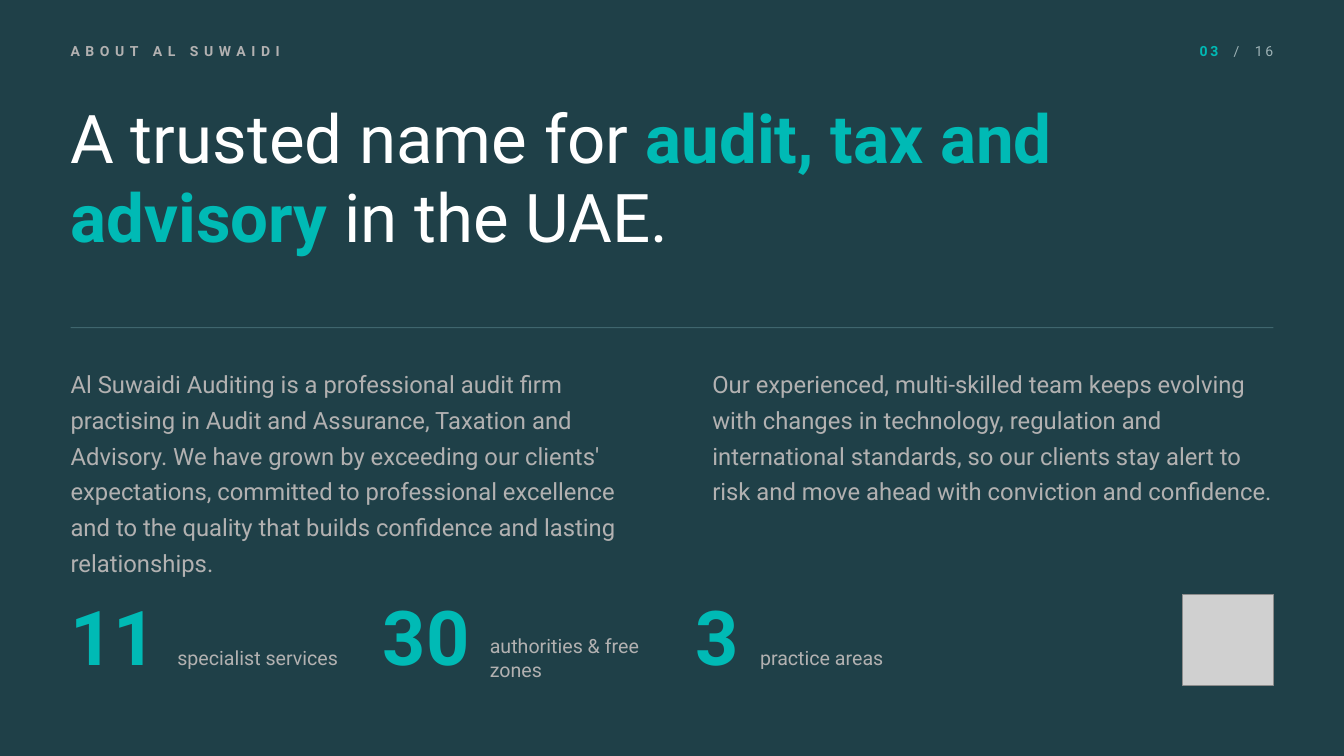
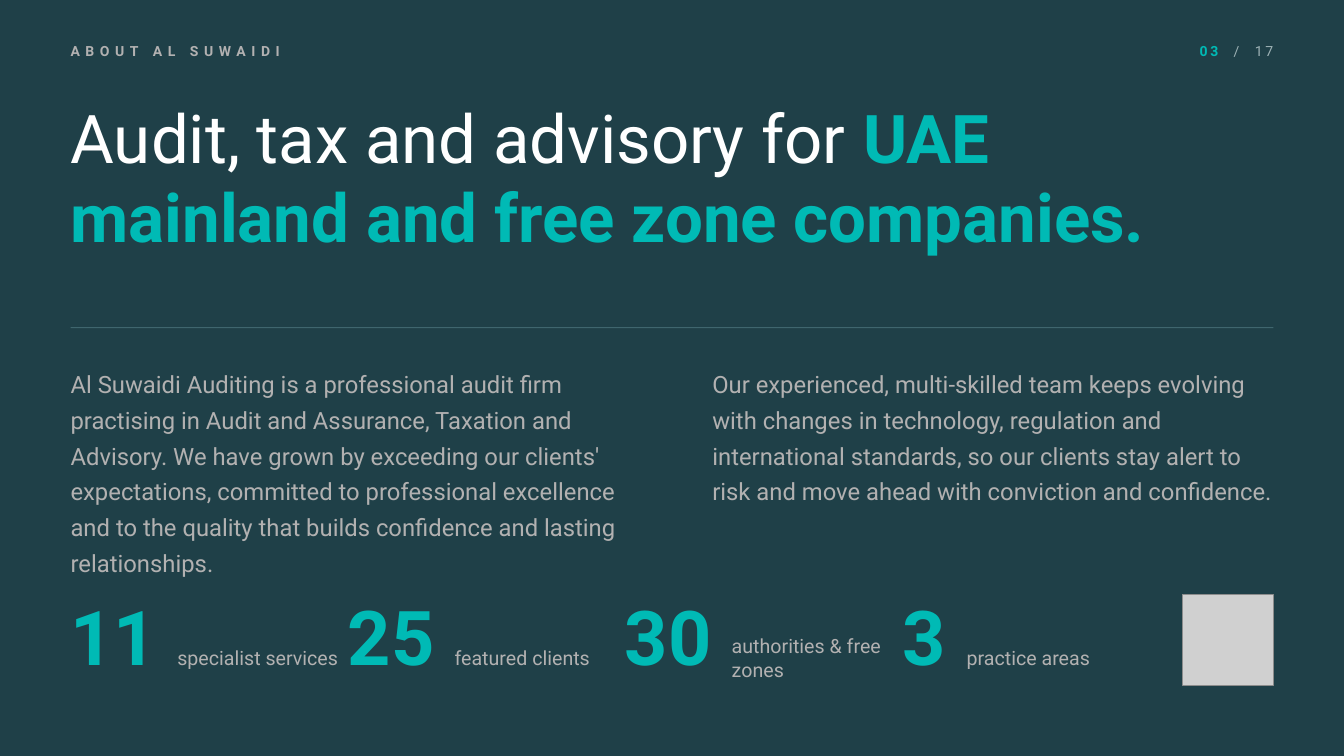
Before and after one commit to khaledsaifelnasr-afk/khsaif-content-studio, a slide deck: slide 3 of Profiles/al-suwaidi-2026/Al-Suwaidi-Company-Profile-2026-Noir.pptx. Drawn at 1344x756 pixels with LibreOffice and Linux fonts; fonts in the diff are those of the drawing; grey boxes stand for pictures. Boxes give left, top, right and bottom in pixels: in the first picture for what was removed or moved away, otherwise in the second. Text is boxed around its words. In the diff, an @@ line names an element or a change of style, - is before the commit and + after.

```diff
--- a/Profiles/al-suwaidi-2026/Al-Suwaidi-Company-Profile-2026-Noir.pptx
+++ b/Profiles/al-suwaidi-2026/Al-Suwaidi-Company-Profile-2026-Noir.pptx
@@ text at [1200, 46, 1274, 56]: text changed @@
-03 / 16
+03 / 17
@@ text at [71, 112, 1145, 256]: text changed; text colour #FFFFFF to #00BAB5; bold on @@
-A trusted name for audit, tax and advisory in the UAE.
+Audit, tax and advisory for UAE mainland and free zone companies.
@@ text "30": place and size @@
-text "30" at [383, 610, 470, 666]
+text "30" at [625, 610, 712, 666]
@@ text "3": place and size @@
-text "3" at [695, 610, 738, 666]
+text "3" at [902, 610, 945, 666]
@@ text added at [348, 610, 435, 666], 54 pt, text #00BAB5, bold @@
+25
@@ text added at [455, 650, 590, 665], 14 pt, text #B2B1B1 @@
+featured clients
@@ text "authorities & free zones": place and size @@
-text "authorities & free zones" at [490, 638, 639, 677]
+text "authorities & free zones" at [732, 638, 881, 677]
@@ text "practice areas": place and size @@
-text "practice areas" at [760, 651, 883, 669]
+text "practice areas" at [967, 651, 1090, 669]
```
Also in this commit, not shown: 15 other slides changed, 1 slide added, 1 other file.
